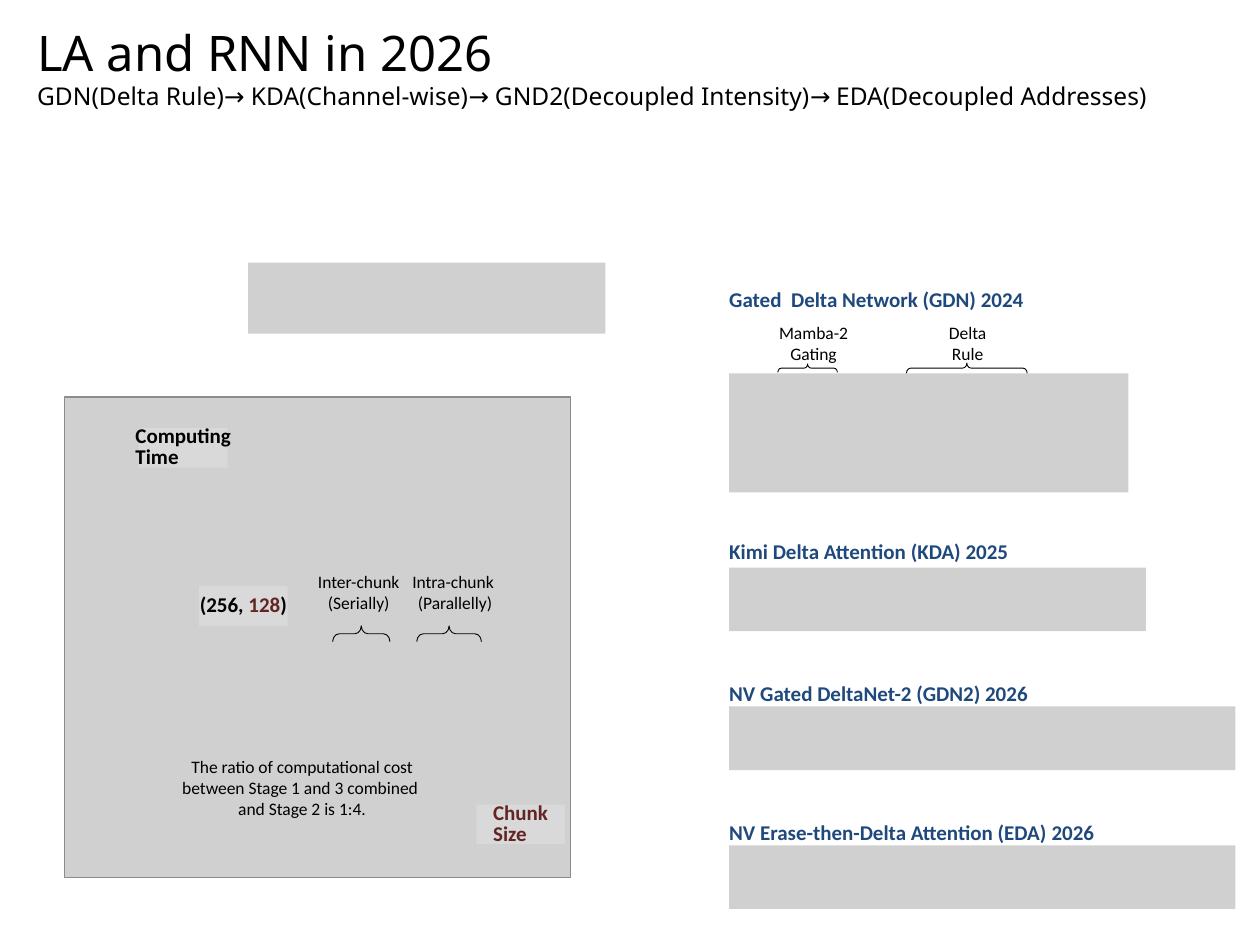
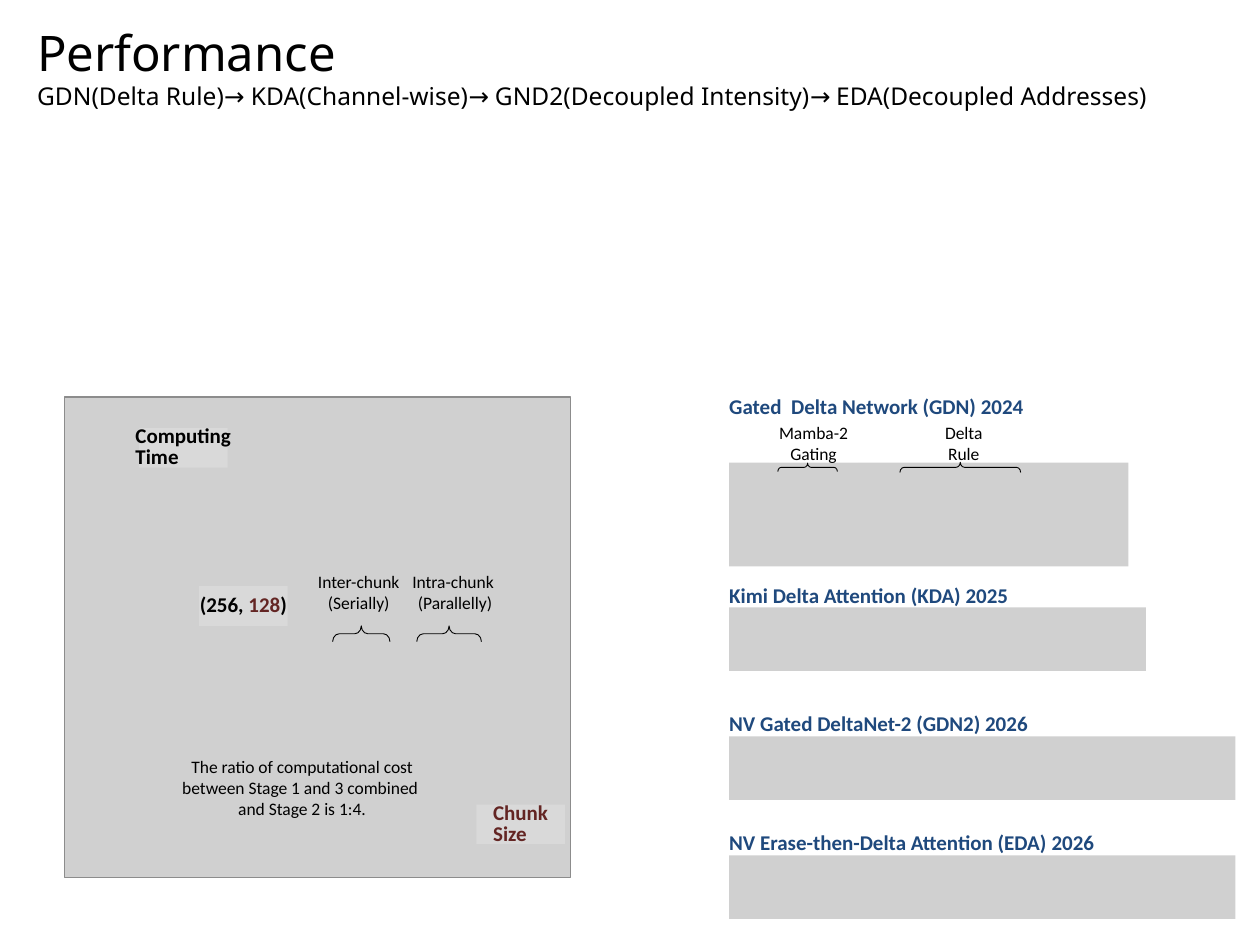
Before and after one commit to navibator/crazy-ai, a slide deck: slide 10 of temp.pptx (slide 8 before the commit). Drawn at 1260x945 pixels with LibreOffice and Linux fonts; fonts in the diff are those of the drawing; grey boxes stand for pictures. Boxes give left, top, right and bottom in pixels: in the first picture for what was removed or moved away, otherwise in the second. Text is boxed around its words. In the diff, an @@ line names an element or a change of style, - is before the commit and + after.

```diff
--- a/temp.pptx
+++ b/temp.pptx
@@ text at (37,33,336,72): text changed @@
-LA and RNN in 2026
+Performance
@@ picture removed at (248,262,605,333) @@
@@ text "Gated Delta Network (GDN) 2024": place and size @@
-text "Gated Delta Network (GDN) 2024" at (729,291,1024,310)
+text "Gated Delta Network (GDN) 2024" at (729,398,1024,417)
@@ picture removed at (730,373,1129,491) @@
@@ rectangle "Mamba-2": place and size @@
-rectangle "Mamba-2" at (779,327,848,365)
+rectangle "Mamba-2" at (769,423,857,462)
@@ rectangle "Delta": place and size @@
-rectangle "Delta" at (944,324,993,363)
+rectangle "Delta" at (939,423,988,462)
@@ picture added at (730,462,1129,566) @@
@@ left brace: place and size @@
-left brace at (779,364,838,373)
+left brace at (779,462,838,471)
@@ left brace: place and size @@
-left brace at (906,363,1027,373)
+left brace at (900,462,1021,472)
@@ text "Kimi Delta Attention (KDA) 2025" rewrapped from (729,543,1008,562) to (729,587,1008,610) @@
@@ picture: place and size @@
-picture at (730,568,1147,631)
+picture at (730,607,1147,670)
@@ text "NV Gated DeltaNet-2 (GDN2) 2026" rewrapped from (729,685,1028,708) to (729,715,1028,734) @@
@@ picture: place and size @@
-picture at (730,707,1236,770)
+picture at (730,736,1236,799)
@@ text "NV Erase-then-Delta Attention (EDA) 2026": place and size @@
-text "NV Erase-then-Delta Attention (EDA) 2026" at (729,824,1095,843)
+text "NV Erase-then-Delta Attention (EDA) 2026" at (729,834,1095,853)
@@ picture: place and size @@
-picture at (730,845,1236,908)
+picture at (730,856,1236,919)
```
Also in this commit, not shown: 4 other slides changed, 2 slides added.
